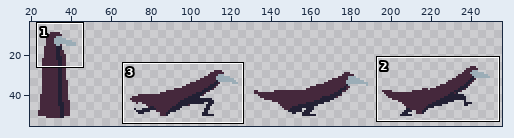
File history of a sprite sheet, data/sprites/bird.png. Above, an overview of the earlier version with the close-up marked.
Close-up. First the earlier version:
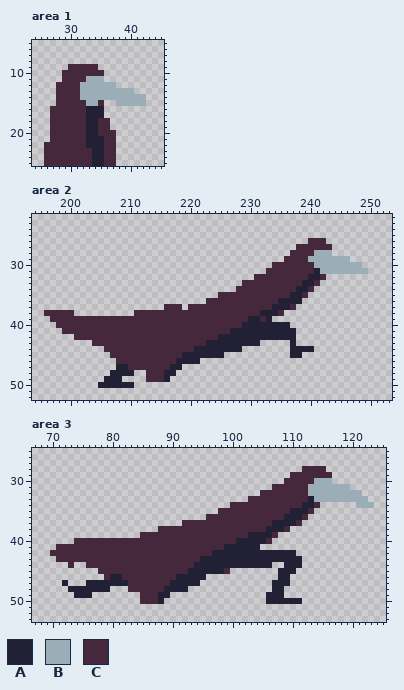
The file is 256x64 pixels. Shown: area 1: x 24..45, y 5..25; area 2: x 194..253, y 22..52; area 3: x 67..125, y 25..53. The old version is drawn lined up with the new one, on the new canvas. The wide view leaves out empty margins. The commit also changed other parts of the picture, which this record leaves out.
Palette (. is transparent): A #222034  B #9badb7  C #45283c
Pixels before, area 1, first column x 26:
 9 ....CCCCC........
10 ...CCCCCCC.......
11 ...CCCCBBB.......
12 ..CCCCBBBBBB.....
13 ..CCCCBBBBBBBBB..
14 ..CCCCBBBBBBBBBBB
15 ..CCCCCBBC..BBBBB
16 .CCCCCCAAA.......
17 .CCCCCCAAA.......
18 .CCCCCCAACC......
19 .CCCCCCAACC......
20 .CCCCCCAACCC.....
21 .CCCCCCAAACC.....
22 CCCCCCCAAACC.....
23 CCCCCCCCAACC.....
24 CCCCCCCCAACC.....
25 CCCCCCCCAACC.....
Pixels before, area 2, first column x 196:
26 ............................................CCC.......
27 ..........................................CCCCCC......
28 .........................................CCCCBBB......
29 ........................................CCCCBBBBBBB...
30 ......................................CCCCCCCBBBBBBBB.
31 .....................................CCCCCCCCABBBBBBBB
32 ...................................CCCCCCCCCAAC.......
33 .................................CCCCCCCCCCAAC........
34 ................................CCCCCCCCCCAAC.........
35 .............................CCCCCCCCCCCCAAC..........
36 ...........................CCCCCCCCCCCCAAAA...........
37 ....................CCC.CCCCCCCCCCCCCCAAAC............
38 CCCCC..........CCCCCCCCCCCCCCCCCCCCCAAAC..............
39 .CCCCCCCCCCCCCCCCCCCCCCCCCCCCCCCCCAACA................
40 ..CCCCCCCCCCCCCCCCCCCCCCCCCCCCCCCAAAAAAAA.............
41 ...CCCCCCCCCCCCCCCCCCCCCCCCCCCCAAAAAAAAAAA............
42 .....CCCCCCCCCCCCCCCCCCCCCCCCAAAAAAAAAAAAA............
43 ........CCCCCCCCCCCCCCCCCCCAAAAAAAAA.....A............
44 ..........CCCCCCCCCCCCCCCAAAAAAAA........AAAA.........
45 ...........CCCCCCCCCCCCAAAAAAA...........AA...........
46 ............CCCCCCCCCCAAAA............................
47 ............AACCCCCCCAA...............................
48 ...........AAAA..CCCAA................................
49 ..........AAA....CCCA.................................
50 .........AAAAAA.......................................
Pixels before, area 3, first column x 70:
28 ..........................................CCCC........
29 ........................................CCCCCCC.......
30 .......................................CCCCCBBB.......
31 .....................................CCCCCCBBBBBBB....
32 ...................................CCCCCCCCBBBBBBBBB..
33 .................................CCCCCCCCCCABBBBBBBBB.
34 ..............................CCCCCCCCCCCCAAC......BBB
35 ............................CCCCCCCCCCCCAAAC..........
36 ..........................CCCCCCCCCCCCCAAAC...........
37 ......................CCCCCCCCCCCCCCCAAAAC............
38 ..................CCCCCCCCCCCCCCCCCCAAAC..............
39 ...............CCCCCCCCCCCCCCCCCCAAAAC................
40 ....CCCCCCCCCCCCCCCCCCCCCCCCCCCAAAAAC.................
41 .CCCCCCCCCCCCCCCCCCCCCCCCCCCCAAAAAA...................
42 CCCCCCCCCCCCCCCCCCCCCCCCCCCAAAAAAAAAAAAAA.............
43 .CCCCCCCCCCCCCCCCCCCCCCCCAAAAAAAAAAAAAAAAA............
44 ...C..CCCCCCCCCCCCCCCCCCAAAAAAAAAAAAA..AAA............
45 ........CCCCCCCCCCCCCCCAAAAAAC........AAA.............
46 .........CAACCCCCCCCCAAAAA............AA..............
47 ..A...AAAAAAACCCCCCCAAAAA............AAA..............
48 ...AAAAAAA...CCCCCCAAAA..............AA...............
49 ....AAA........CCCAA................AAA...............
50 ...............CCCA.................AAAAAA............
The result:
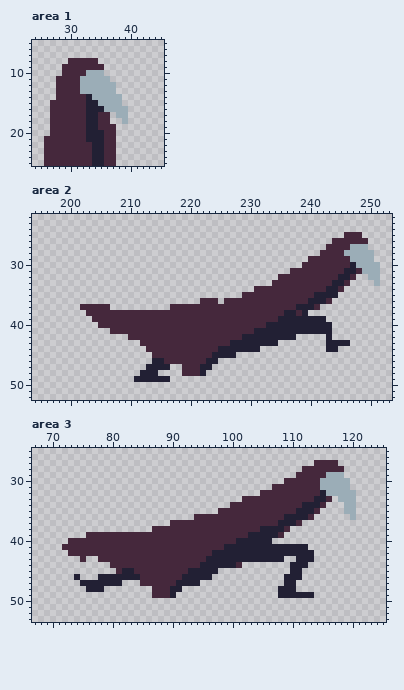
Diff:
canvas 256x64 -> 264x66, the old top-left corner now at 1,2
Changed rows in their new state; - is an unchanged pixel.
Area 1:
first column x 26:
 8 ----CCCCC--------
 9 ---C-----C-------
10 -------BBB-------
11 --C---B---B------
13 ------------...--
14 ------CA-----....
15 -C-----AABBB-....
16 ----------BBBB---
17 ---------CC-BB---
18 -------------B---
19 -----------C-----
20 ---------A-------
21 C----------------
22 -------C---------
Area 2:
first column x 196:
25 --------------------------------------------------CCC---
26 --------------------------------------------...-CCCCCC--
27 ------------------------------------------.....-CCCBBB--
28 -----------------------------------------.....CCCCBBBBB-
29 ----------------------------------------....CCCCCCCBBBB-
30 --------------------------------------.....--CCCCCCA-BBB
31 -------------------------------------....----CCCCCAAC-BB
32 -----------------------------------....-----CC-CCAAC--BB
33 ---------------------------------.....-----CC-CCAAC----B
34 --------------------------------...-------CC-CCAAC------
35 -----------------------------....--------CC-CAAAA-------
36 --------------------------C--.---------CCCCCAAAC--------
37 ------CCCCC---------.--C--------------CCC-AAAC----------
38 .....--CCCCCCCC---------------------CCC-AACA------------
39 -.......--------------------------CC-CCAAAAAAAA---------
40 --.......------------------------CCCC----AAAAAAA--------
41 ---........--------------------CCCC-------AAAAAA--------
42 -----.........---------------CCCC--------------A--------
43 --------........-----------CCCC-----AAA--.-----AAAA-----
44 ----------.......--------CCCC----AAA-----....--AA-------
45 -----------.......-----CCCCC--AA---------..-------------
46 ------------......AA--CCCCCAA---------------------------
47 ------------.....AAAA..CCCAA----------------------------
48 -----------....-AAA...-CCCA-----------------------------
49 ----------...--AAAAA------------------------------------
50 ---------......-----------------------------------------
Area 3:
first column x 70:
27 --------------------------------------------CCCC------
28 ----------------------------------------------CCC-----
29 ----------------------------------------.-----BBB-----
30 --------------------------------------------C--BBB----
31 -------------------------------------------CC---------
32 -------------------------------------------CCA-----.--
33 --------------------------------C----------CAAC.---..-
34 --------------------------------------------AC---BB...
35 ----------------------------------------C--AC----BB---
36 ------------------------CC----------------AC------B---
37 --------------------CC---------------C----------------
38 -----------------C-----------------A------------------
39 ------CCCCCCCCC----------------------AC---------------
40 ---C--------------------------------A-----------------
41 -.---------------------------------AAAAAAAA-----------
42 ...--------------------------------------AAA----------
43 -....-..-----------------C-------------..-AA----------
44 ---.--....--------------C------C.....--.--A-----------
45 --------...-AA--------------..--------..-A------------
46 ----A---AA--AAA------C----A-----------.-AA------------
47 --.--A------...-----C----------------..-A-------------
48 ---...---.---....--C--.--------------.-AA-------------
49 ----...--------..-CCA---------------..-AAAAA----------
50 ---------------....-----------------......------------
Pixel boxes of the changes (left, top, right, bottom) in both close-ups:
changed: (50, 58, 146, 148)
added: (44, 136, 50, 142)
changed: (44, 232, 380, 388)
changed: (50, 460, 374, 604)
